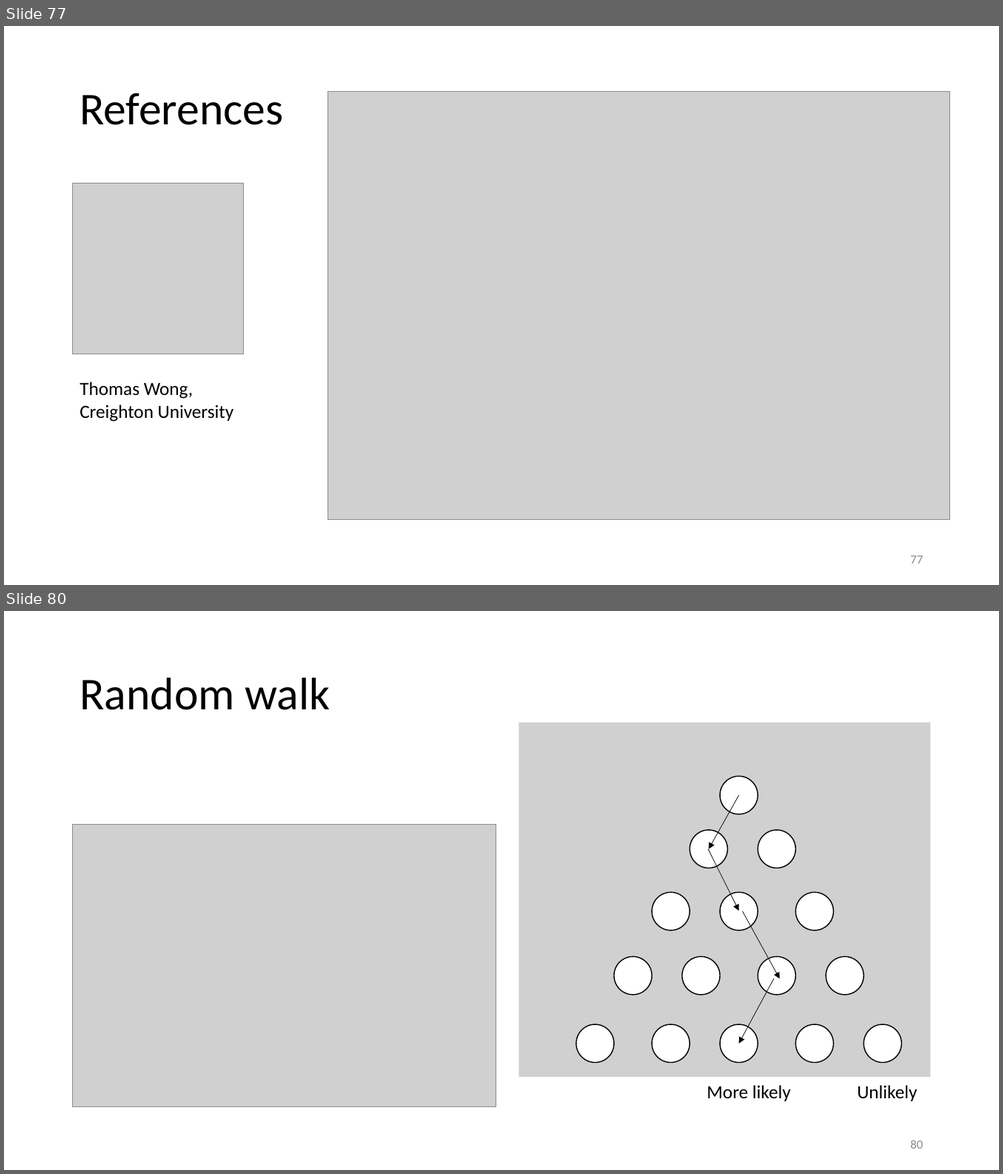
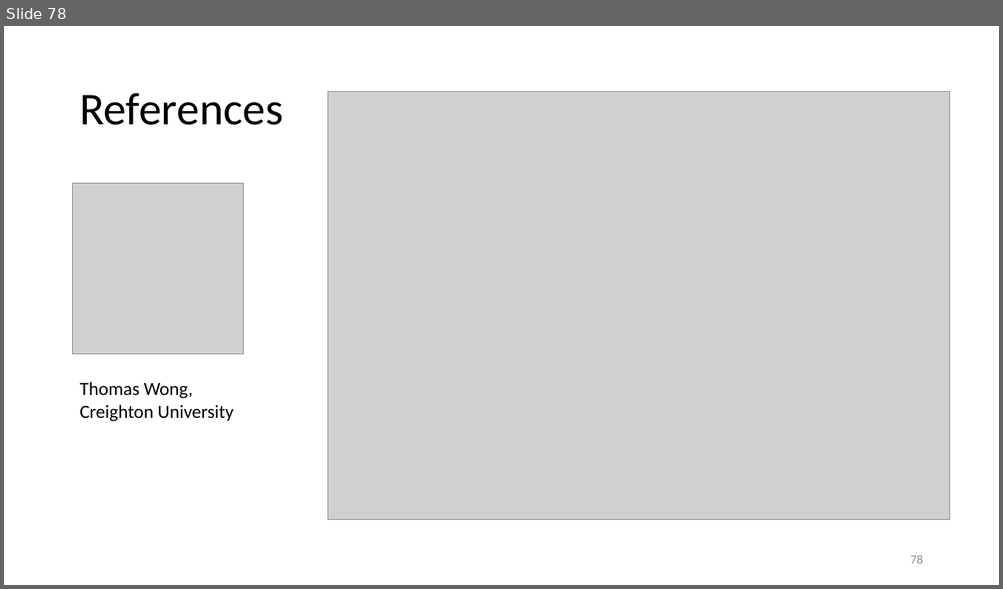
Before and after one commit to vutuanhai237/CourseMaterialsUIT, a slide deck: SExxx-Programming for quantum computer/Slide/4. quantum algo.pptx. Shown one above the other, each under a label of ours: slides 77 and 80 before the commit, slide 78 after it; the slides between them are not shown. The pictures are 1003x1174 and 1003x589 pixels, drawn with LibreOffice and Linux fonts; fonts in the diff are those of the drawing; grey boxes stand for pictures. Boxes give left, top, right and bottom in pixels: in the first picture for what was removed or moved away, otherwise in the second. Text is boxed around its words. In the diff, an @@ line names an element or a change of style, - is before the commit and + after.

```diff
--- a/SExxx-Programming for quantum computer/Slide/4. quantum algo.pptx
+++ b/SExxx-Programming for quantum computer/Slide/4. quantum algo.pptx
@@ slide 80 removed at [4,611,999,1170], background #FFFFFF @@
@@ title removed at [79,678,330,710] @@
-Random walk
@@ picture removed at [519,722,930,1077] @@
@@ ellipse removed at [720,777,757,815] @@
@@ arrow removed from (739, 795) to (708, 849) @@
@@ picture removed at [73,825,496,1108] @@
@@ ellipse removed at [690,830,728,869] @@
@@ ellipse removed at [757,830,796,869] @@
@@ arrow removed from (708, 849) to (739, 911) @@
@@ ellipse removed at [652,892,690,931] @@
@@ ellipse removed at [720,892,757,931] @@
@@ ellipse removed at [796,892,834,931] @@
@@ arrow removed from (743, 911) to (780, 979) @@
@@ ellipse removed at [614,957,652,995] @@
@@ ellipse removed at [683,957,720,995] @@
@@ ellipse removed at [757,957,796,995] @@
@@ ellipse removed at [825,957,864,995] @@
@@ arrow removed from (774, 979) to (739, 1044) @@
@@ ellipse removed at [576,1025,614,1063] @@
@@ ellipse removed at [652,1025,690,1063] @@
@@ ellipse removed at [720,1025,757,1063] @@
@@ ellipse removed at [796,1025,834,1063] @@
@@ ellipse removed at [864,1025,902,1063] @@
@@ text removed at [706,1085,791,1102] @@
-More likely
@@ text removed at [856,1085,916,1102] @@
-Unlikely
@@ page number removed at [910,1140,922,1149] @@
-80
@@ what was slide 77 is now slide 78 @@
@@ page number at [910,555,922,564]: text changed @@
-77
+78
```
Also in this commit, not shown: 9 slides changed, 1 slide added, 23 other slides removed, 7 other files.
